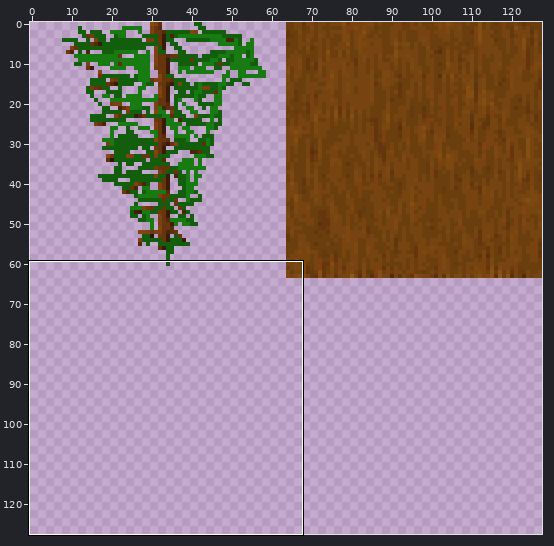
Sprite sheet -- antargis/trunk/data/textures/models/fir_complete.png. Above, an overview of the earlier version with the close-up marked.
Close-up. Earlier state:
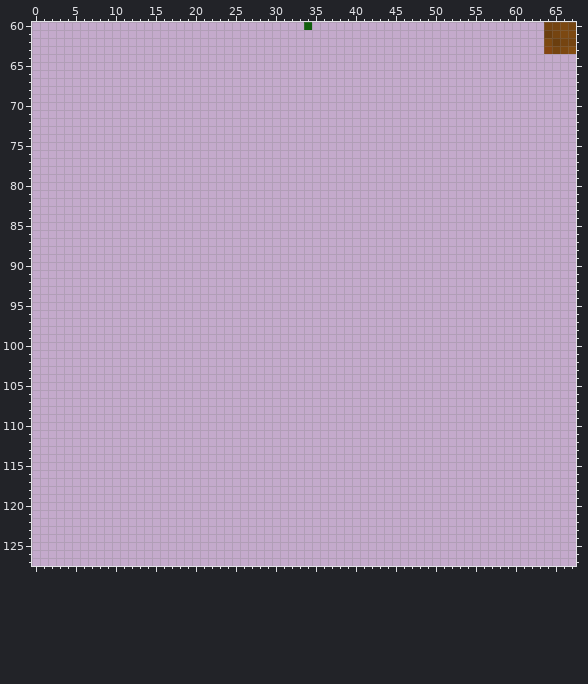
The file is 128x128 pixels. Colours within 5 levels of each other are drawn and written as one. Shown: x 0..67, y 60..127.
After the commit:
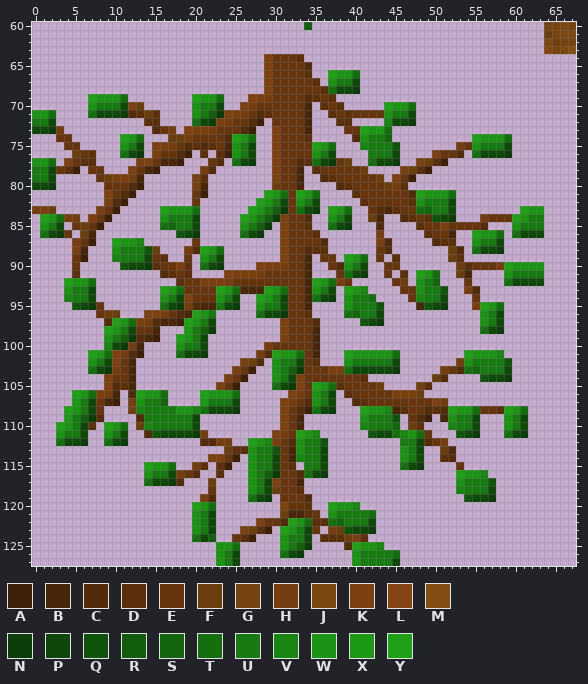
Palette (. is transparent): A #3e2008  B #482609  C #522b0b  D #5c300c  E #66350d  F #6b3e0e  G #754410  H #763e10  J #7c4811  K #7d4111  L #844512  M #844d12  N #0b3d08  P #0d480a  Q #0f540b  R #125e0d  S #13660e  T #146f0f  U #177b11  V #198512  W #1b9414  X #1c9a15  Y #1ea116
Diff:
Changed rows in their new state; - is an unchanged pixel.
first column x 0:
 64 -----------------------------KEEED------------------------------
 65 -----------------------------KEEEEC-----------------------------
 66 -----------------------------KEEEED--YWWT-----------------------
 67 -----------------------------KEEEEED-WUUP-----------------------
 68 -----------------------------KEEEEEEDTPPN-----------------------
 69 -------YWWWT--------YWWT---KKHEEEECDED--------------------------
 70 -------WUUUPKF------WUUP--KHEEEEEEB-DED-----YWWT----------------
 71 WWT----TPPPNCDFD----WURNKKHECDEEEEB--DEDEEEEWUUP----------------
 72 UUP-----------DD----TPNKHEECA-EEEEB---DD----VPPN----------------
 73 PPNH-----------CEH-KKKHEEECA--KEEEB----EEYWXT-------------------
 74 ---EE------YWT---FFHEEEECYWT--KEEED-----CWUUS----------YWWWT----
 75 ----EE-----WUP-KKHECDCDEBWUP--KEEEEYWT---VUUUQ-------HEWUUUP----
 76 -----FED---TPN-KEECA-D-DAWUP--KEEEEWUP----UUUP----KEEC-TPPPN----
 77 WWT-KEDD-----KKEBBA---EC-TPN--KEECDTPNEF--TPPN--KFDA------------
 78 UUPEDA-EE---KEBA-----HC-------KEEB-DEEEEEF----KFDA--------------
 79 UUP-----EFKKHB------KD--------KEEB--CDEEEEEF-KEA----------------
 80 PPN------EEECA------KB--------FEEB----CDEEEEFHD-----------------
 81 ---------KECA-------EA-------YWTEYWT----DEEEEEECYWWWT-----------
 82 ---------KCA--------E-------YWUPEWUP-----DEEEEEDWUUUP-----------
 83 HKF-----KEA-----YWWWT------YWURNETPN-YWT--ECBDEETSUUP--------YWW
 84 -YWTHH-KEA------WUUUP-----YWURNKEEC--WUP--FB--CDEDQPN---HEEEYWUU
 85 -WUP-EFEA-------TSUUP-----WURN-KEED--TPN---C----DEEKEEEEC---WUUU
 86 -TPNE-FB----------QPN-----TPN--KEEED-------H-----DEEB--YWWT-TPPP
 87 -----HEA--YWWV------E----------KEEEEC------KC-----CDD--WUUP-----
 88 -----KB---WUUUQF---HCYWT-------KEECDD------EC-------FC-TPPN-----
 89 -----EA---VUUUPED--E-WUP-------KEEB-EE-YWT-E-D------FD----------
 90 -----E-----QPPNDEEKD-TPN----KKKHEEB--ECWUP--EE-------FDEEEHYWWWW
 91 -----D----------CDED----KKKKHEEEEEB---ETPN--E-D-YWT--FB----WUUUU
 92 ----YWWT----------DEEKKKHEEEEEEEEEBYWTHE-----EF-WUS---E----TPPPP
 93 ----WUUP--------YWTEEEEYWTBBBYWTEEBWUP-YWV----EEWUUQ--HC--------
 94 ----VUUP--------WUPKEEEWUP--YWUPEEBTPN-WUUT----EVUUP---E--------
 95 -----QPNE-------TPNHCBBUPN--WUUPEEB----WUUUQ----BQPN---HYWT-----
 96 --------EFF---KKHECBYWU-----TPPNEED----TSUUP------------WUP-----
 97 ---------CYWTKHCBBAYWUP--------KEEEC-----QPN------------WUP-----
 98 ---------YWUPEEB---XURN--------KEEEB--------------------TPN-----
 99 ---------WURNCBA--YWUP---------KEEEB----------------------------
100 ---------VPNHB----WUUP-------HEEEEEB----------------------------
101 -------YXTKHCA----TPPN------HCYWWTEB---YWWWWWT--------YWWWV-----
102 -------WUPKEB-------------KFC-WUUPED---WUUUUUP-------HWUUUUQ----
103 -------TPNHEB------------KEA--WURNEEEKKTPPPPPN-----HECTSUUUP----
104 ---------KEEB-----------KEA---WUPKEEEEEEED--------FC----QPPN----
105 ---------KCDB----------KEA----TPNKEYWTDEEEEF----HD--------------
106 -----YWTKHB-CYWWT----YWWWT------KHEWUP-DEEEEEKKKF---------------
107 -----XUPEBA-HWUUS----XUUUP-----KHECWUP--CDEEEEEEEEKF------------
108 ----YWUPE---HVUUUUWWVTPPPN-----KECATPN---YWWVBDEECDCYWWTEEDYWT--
109 ----XURNC----CUUUUUUP----------KEB-------WUUUQ-ECA-BWUUP---WUP--
110 ---YWUPD-YWT-FVUUUUUP----------KEB-------VUUUS-FD---VUUP---WUP--
111 ---WUUP--WUP--CQPPPPNH--------KHEYWV------QPPTVWTE---QPN---TPN--
112 ---TPPN--TPN---------CCHH--YWVHECWUUQ---------UUPCEH------------
113 ------------------------FDDWUUQEBWUUP---------WUP--FC-----------
114 ----------------------KKEA-WUUPEBVUUP---------WUP--DC-----------
115 --------------YWWT--HD-DA--WUUPED-UUP---------TPN----E----------
116 --------------WUUPHEC--D---WURNEECTPN----------------YWWV-------
117 --------------TPPNC---F----WUPKEEB-------------------WUUUQ------
118 ----------------------E----WUPFEED-------------------VUUUP------
119 ---------------------HC----TPN-EEEC-------------------QPPN------
120 --------------------YWT--------KEED--YWWV-----------------------
121 --------------------WUP--------FBBDE-WUUUUT---------------------
122 --------------------WUP-----KEECYWTDDTSUUUP---------------------
123 --------------------WUP---KFDA-YWUPE-HFQPPN---------------------
124 --------------------TPR--EDA---WUUP-DDDFKD----------------------
125 -----------------------WWT-----WURN----CYWWV--------------------
126 -----------------------WUP-----TPN------WUUUUT------------------
127 -----------------------WUP--------------WUUUUP------------------
